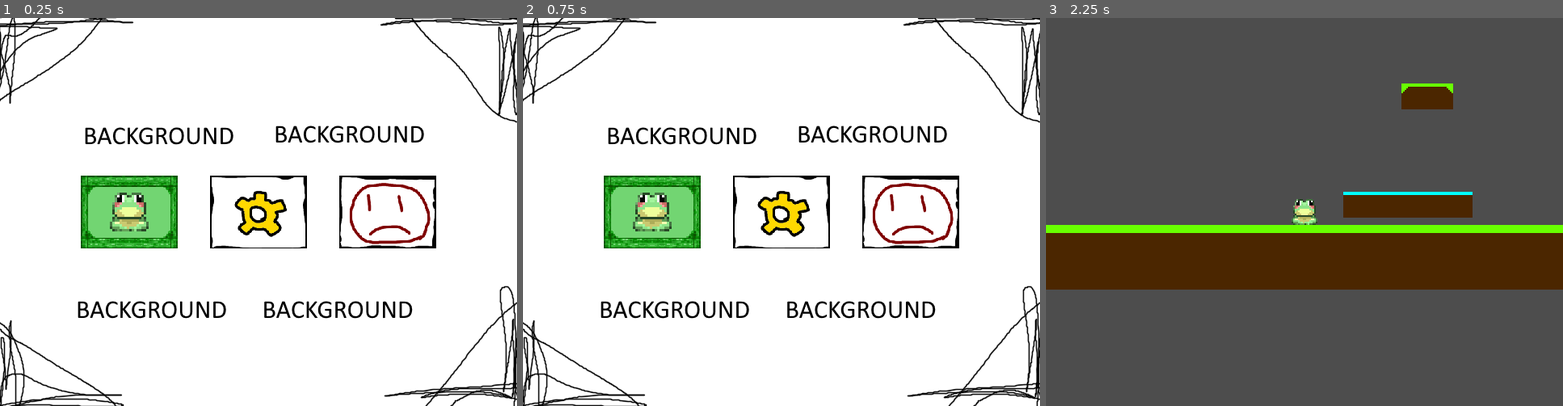
Above: before the commit, frames 1-3 (left to right).
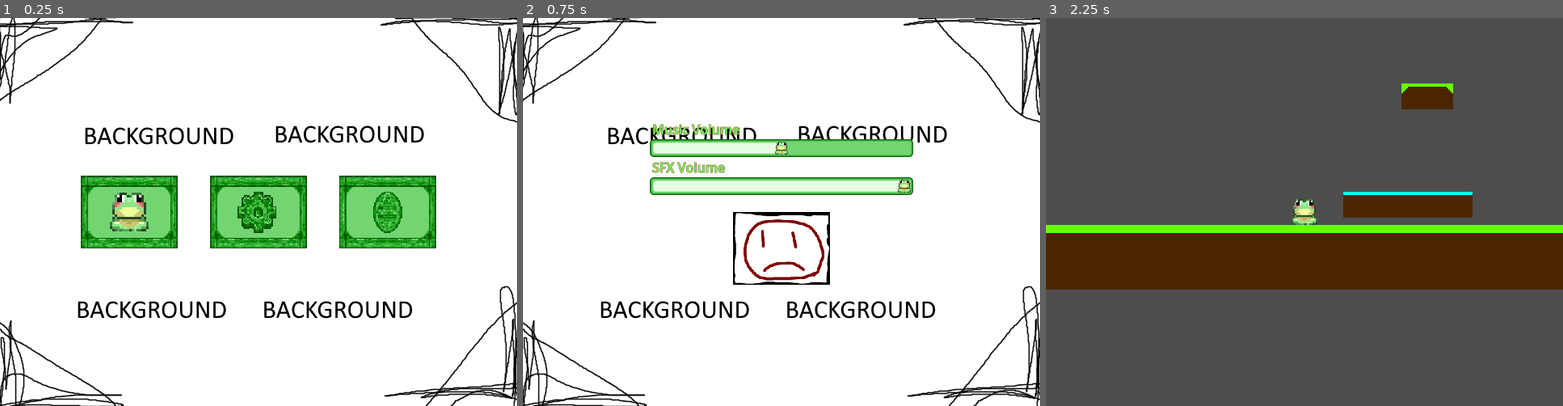
Above: after the commit, the same moments.

Repository: Katlicia/SpringGameJam
Game: Godot game, scene res://scenes/main_menu.tscn
Same seed, same stepped clock (60 frames per second), same inputs: the game is played once before the commit and once after it. This scene is started directly instead of the project's main scene.
Inputs (mouse positions are in pixels of both pictures, inside the frame that each line leads up to):
- Up to frame 1 (0.25 s): no input
- Up to frame 2 (0.75 s): click (781, 212) at 0.5 s
- Up to frame 3 (2.25 s): click (1304, 246) at 1.27 s; click (1175, 212) at 2 s

The runs differ from the first frame. In frame 1, 7.0% of the frame differs, in the area x 40-85%, y 40-60%; in frame 2, 11%, in the area x 15-85%, y 27-69%; in frame 3, nothing differs.
Error before the commit: Invalid type in function 'add_child' in base 'Control (main_menu.gd)'. Cannot convert argument 1 from int to Object. (res://scenes/main_menu.gd:15)

Commit message:
ayarlar ve muzik

Diff:
--- /dev/null
+++ b/default_bus_layout.tres
@@ -0,0 +1,15 @@
+[gd_resource type="AudioBusLayout" format=3 uid="uid://c8whjn6yu6xn7"]
+
+[resource]
+bus/1/name = &"Music"
+bus/1/solo = false
+bus/1/mute = false
+bus/1/bypass_fx = false
+bus/1/volume_db = 0.0
+bus/1/send = &"Master"
+bus/2/name = &"Sfx"
+bus/2/solo = false
+bus/2/mute = false
+bus/2/bypass_fx = false
+bus/2/volume_db = 0.0
+bus/2/send = &"Master"
--- a/scenes/main_menu.gd
+++ b/scenes/main_menu.gd
@@ -6,14 +6,14 @@
 
 
 func _on_start_button_pressed() -> void:
-	get_tree().change_scene_to_file("res://scenes/test.tscn") ##tusa basinca oyun sahnesine geciyor
-	 ## ! sahne degisirse degismeli !
+	get_tree().change_scene_to_file("res://scenes/test.tscn")
+	##tusa basinca oyun sahnesine geciyor
+	## ! sahne degisirse degismeli !
 
 
 func _on_options_button_pressed() -> void:
-	var optionsscene = load("res://scenes/options.tscn").get_instance_id()
-	get_tree().current_scene.add_child(optionsscene) ##tusa basinca ayarlar sahnesine geciyor
-
+	get_tree().change_scene_to_file("res://scenes/options.tscn")
+##tusa basinca ayarlar sahnesine geciyor
 
 func _on_exit_button_pressed() -> void:
 	get_tree().quit()
--- a/scenes/main_menu.tscn
+++ b/scenes/main_menu.tscn
@@ -1,11 +1,13 @@
-[gd_scene load_steps=7 format=3 uid="uid://b6jpprck2w6wo"]
+[gd_scene load_steps=9 format=3 uid="uid://b6jpprck2w6wo"]
 
 [ext_resource type="Script" uid="uid://clbxrjeg5f6nt" path="res://scenes/main_menu.gd" id="1_l6cm7"]
 [ext_resource type="Texture2D" uid="uid://kcgel6wusep4" path="res://assets/sprites/backgroundph.png" id="2_8ln24"]
 [ext_resource type="Texture2D" uid="uid://wf0io0tw2fv4" path="res://assets/sprites/play-button.png" id="3_rtw2f"]
 [ext_resource type="Texture2D" uid="uid://5pq0a32h4tcc" path="res://assets/sprites/play-button-hover.png" id="4_oa1go"]
-[ext_resource type="Texture2D" uid="uid://dfnsyod7yvtbh" path="res://assets/sprites/optionsbuttonph.png" id="4_rtw2f"]
-[ext_resource type="Texture2D" uid="uid://cj70w0hp1671i" path="res://assets/sprites/exitph.png" id="5_oa1go"]
+[ext_resource type="Texture2D" uid="uid://b1ipu8h77iea4" path="res://assets/sprites/settings-button.png" id="5_tbmy8"]
+[ext_resource type="Texture2D" uid="uid://i03bj7b2c6ug" path="res://assets/sprites/settings-button-hover.png" id="6_jk1qb"]
+[ext_resource type="Texture2D" uid="uid://bysqse3fhst2p" path="res://assets/sprites/quit-button.png" id="7_tbmy8"]
+[ext_resource type="Texture2D" uid="uid://dfrcd4o1yshot" path="res://assets/sprites/quit-button-hover.png" id="8_jk1qb"]
 
 [node name="MainMenu" type="Control"]
 layout_mode = 3
@@ -41,7 +43,8 @@
 offset_top = 195.0
 offset_right = 380.0
 offset_bottom = 285.0
-texture_normal = ExtResource("4_rtw2f")
+texture_normal = ExtResource("5_tbmy8")
+texture_hover = ExtResource("6_jk1qb")
 ignore_texture_size = true
 stretch_mode = 0
 
@@ -52,7 +55,8 @@
 offset_top = 195.0
 offset_right = 540.0
 offset_bottom = 285.0
-texture_normal = ExtResource("5_oa1go")
+texture_normal = ExtResource("7_tbmy8")
+texture_hover = ExtResource("8_jk1qb")
 ignore_texture_size = true
 stretch_mode = 0
 
--- /dev/null
+++ b/scenes/options.gd
@@ -0,0 +1,6 @@
+extends Control
+
+
+
+func _on_texture_button_pressed() -> void:
+	get_tree().change_scene_to_file("res://scenes/main_menu.tscn")
--- a/scenes/options.tscn
+++ b/scenes/options.tscn
@@ -1,5 +1,6 @@
-[gd_scene load_steps=5 format=3 uid="uid://d026q77smtpkj"]
+[gd_scene load_steps=6 format=3 uid="uid://d026q77smtpkj"]
 
+[ext_resource type="Script" uid="uid://c6xe5xrw0k2c3" path="res://scenes/options.gd" id="1_1sggn"]
 [ext_resource type="Texture2D" uid="uid://kcgel6wusep4" path="res://assets/sprites/backgroundph.png" id="1_c2u1v"]
 [ext_resource type="LabelSettings" uid="uid://b7ued43vxy6v4" path="res://assets/OptionsLabelSettings.tres" id="2_2iy26"]
 [ext_resource type="PackedScene" uid="uid://cdww43opuxmae" path="res://scenes/volume_slider.tscn" id="2_yjkok"]
@@ -12,6 +13,7 @@
 anchor_bottom = 1.0
 grow_horizontal = 2
 grow_vertical = 2
+script = ExtResource("1_1sggn")
 
 [node name="TextureRect" type="TextureRect" parent="."]
 layout_mode = 0
@@ -34,7 +36,7 @@
 offset_top = 153.0
 offset_right = 480.0
 offset_bottom = 169.0
-value = 0.0
+value = 0.5
 bus_name = "Music"
 
 [node name="SfxLabel" type="Label" parent="."]
@@ -63,3 +65,5 @@
 texture_normal = ExtResource("4_kv8mn")
 ignore_texture_size = true
 stretch_mode = 0
+
+[connection signal="pressed" from="TextureButton" to="." method="_on_texture_button_pressed"]
--- a/scenes/player.tscn
+++ b/scenes/player.tscn
@@ -91,3 +91,4 @@
 
 [node name="AudioStreamPlayer2D" type="AudioStreamPlayer2D" parent="."]
 stream = ExtResource("3_qhqgy")
+bus = &"Sfx"
--- a/scenes/test.tscn
+++ b/scenes/test.tscn
@@ -11,6 +11,7 @@
 [ext_resource type="PackedScene" uid="uid://bha1156v5ofqa" path="res://scenes/platform.tscn" id="6_at5dv"]
 [ext_resource type="PackedScene" uid="uid://cicfds5f3nar4" path="res://scenes/platforms/medium-ice.tscn" id="7_ghpyy"]
 [ext_resource type="PackedScene" uid="uid://cpppfy5mh65yf" path="res://scenes/platforms/large-ice.tscn" id="8_44saj"]
+[ext_resource type="AudioStream" uid="uid://dt2p13x7fg2ii" path="res://assets/al knk bu daha iyi oldu.mp3" id="12_ghpyy"]
 
 [node name="Test" type="Node2D"]
 rotation = 0.00138762
@@ -42,3 +43,7 @@
 
 [node name="IcePlatform" parent="." instance=ExtResource("5_j5jx5")]
 position = Vector2(447.464, 334.379)
+
+[node name="AudioStreamPlayer2D" type="AudioStreamPlayer2D" parent="."]
+stream = ExtResource("12_ghpyy")
+bus = &"Music"
--- a/scenes/volume_slider.tscn
+++ b/scenes/volume_slider.tscn
@@ -1,8 +1,7 @@
-[gd_scene load_steps=6 format=3 uid="uid://cdww43opuxmae"]
+[gd_scene load_steps=5 format=3 uid="uid://cdww43opuxmae"]
 
 [ext_resource type="Texture2D" uid="uid://wx6w3bxfirqd" path="res://assets/sprites/frog.png" id="1_1snrh"]
 [ext_resource type="Script" uid="uid://bejv25h043gch" path="res://volume_slider.gd" id="1_ynsfn"]
-[ext_resource type="Texture2D" uid="uid://bvd8xq4sily22" path="res://assets/sprites/frog_right.png" id="2_4v2uo"]
 
 [sub_resource type="StyleBoxFlat" id="StyleBoxFlat_ynsfn"]
 bg_color = Color(0.447059, 0.835294, 0.447059, 1)
@@ -41,7 +40,7 @@
 offset_bottom = 16.0
 theme_override_constants/center_grabber = 0
 theme_override_icons/grabber = ExtResource("1_1snrh")
-theme_override_icons/grabber_highlight = ExtResource("2_4v2uo")
+theme_override_icons/grabber_highlight = ExtResource("1_1snrh")
 theme_override_styles/slider = SubResource("StyleBoxFlat_ynsfn")
 theme_override_styles/grabber_area = SubResource("StyleBoxFlat_1snrh")
 theme_override_styles/grabber_area_highlight = SubResource("StyleBoxFlat_1snrh")
--- a/scripts/test.gd
+++ b/scripts/test.gd
@@ -1,5 +1,6 @@
 extends Node2D
 
+@onready var music: AudioStreamPlayer2D = $AudioStreamPlayer2D
 @export var platform_scene : PackedScene
 @export var small_grass_scene : PackedScene
 @export var medium_grass_scene : PackedScene
@@ -40,6 +41,7 @@
 	index_begin = 0
 	index_last = 2
 	change_platform = false
+	music.play()
 
 func _process(delta):
 	var player_node = get_node(player)
Not shown, added: assets/al knk bu daha iyi oldu.mp3.import
Binary file added: assets/sprites/quit-button-hover.png
Not shown, added: assets/sprites/quit-button-hover.png.import
Binary file added: assets/sprites/quit-button.png
Not shown, added: assets/sprites/quit-button.png.import
Not shown, added: scenes/options.gd.uid
Not shown: 1 places in scenes/test.tscn that only renumber resources
Not shown, added: assets/al knk bu daha iyi oldu.mp3
